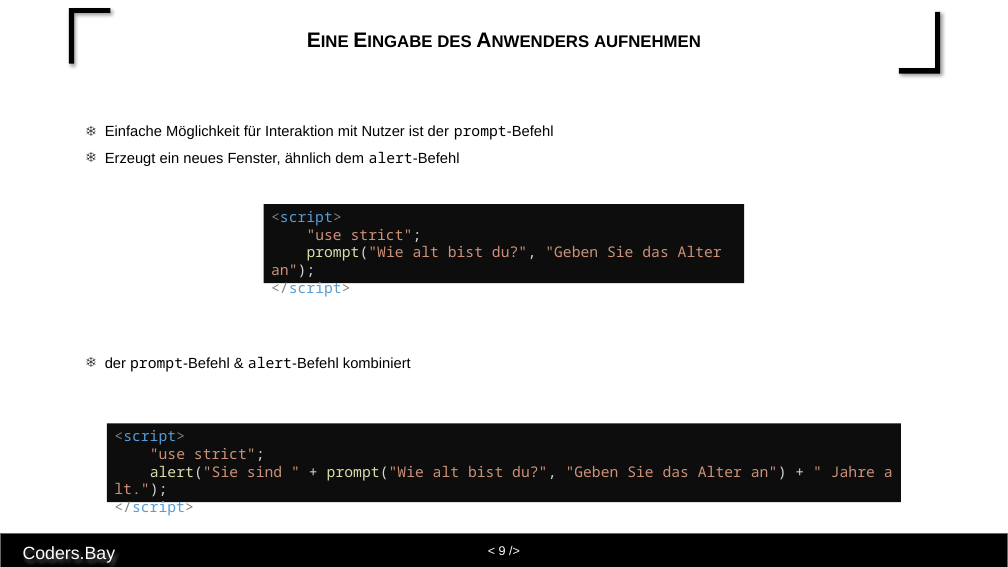
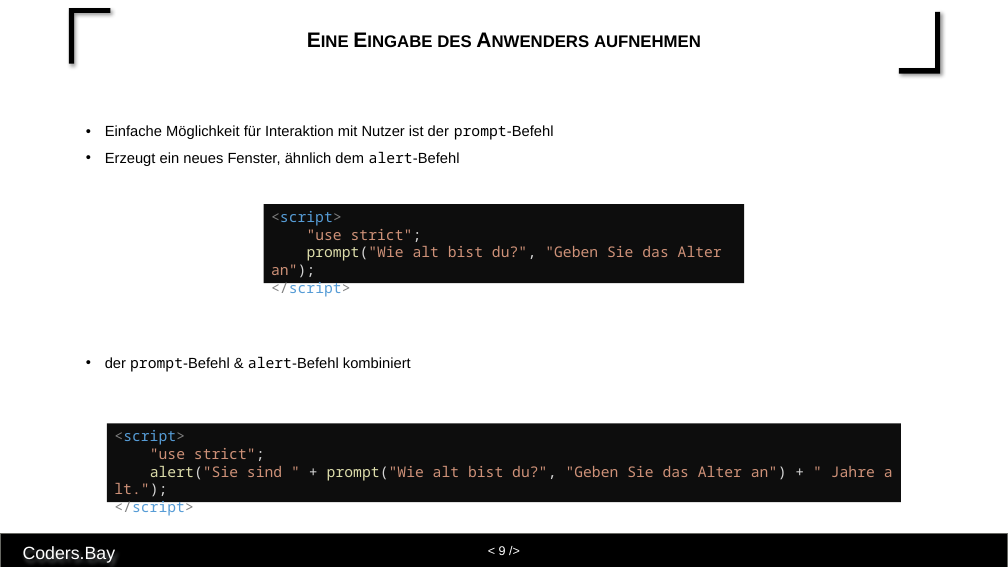
Before and after one commit to RebiRotti/cb-web-basic-unterlagen, a slide deck: slide 9 of Folien - Trainerleitfaden/Einheit 11 JS TN.pptx. Drawn at 1008x567 pixels with LibreOffice and Linux fonts; fonts in the diff are those of the drawing. Boxes give left, top, right and bottom in pixels: in the first picture for what was removed or moved away, otherwise in the second. Text is boxed around its words. In the diff, an @@ line names an element or a change of style, - is before the commit and + after.

```diff
--- a/Folien - Trainerleitfaden/Einheit 11 JS TN.pptx
+++ b/Folien - Trainerleitfaden/Einheit 11 JS TN.pptx
@@ text "Einfache Möglichkeit für Interaktion mit ..." at (105,125,554,166): bullet ❄ to • @@
@@ text "der prompt-Befehl & alert-Befehl kombiniert" at (105,356,411,372): bullet ❄ to • @@
```
Also in this commit, not shown: 21 other slides changed, 56 other files.
